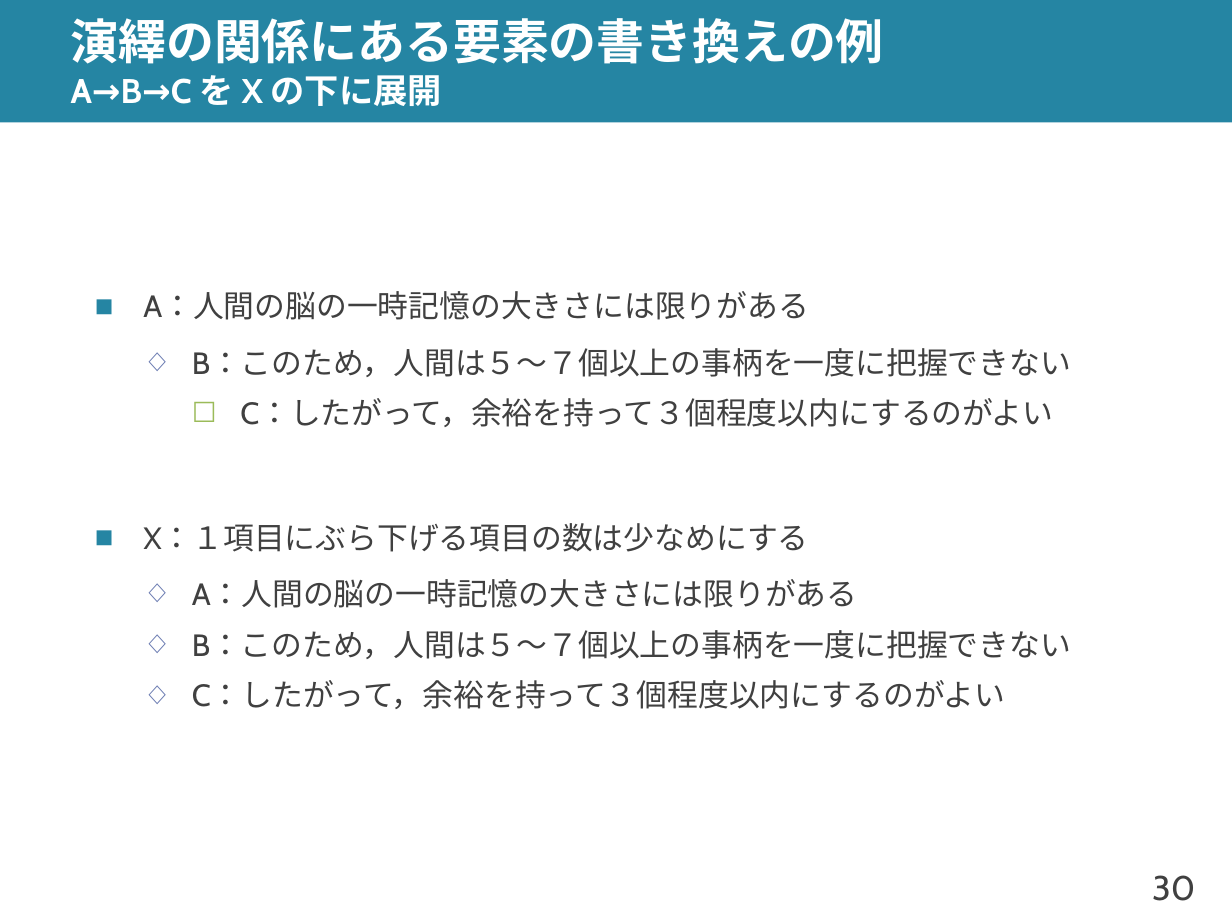
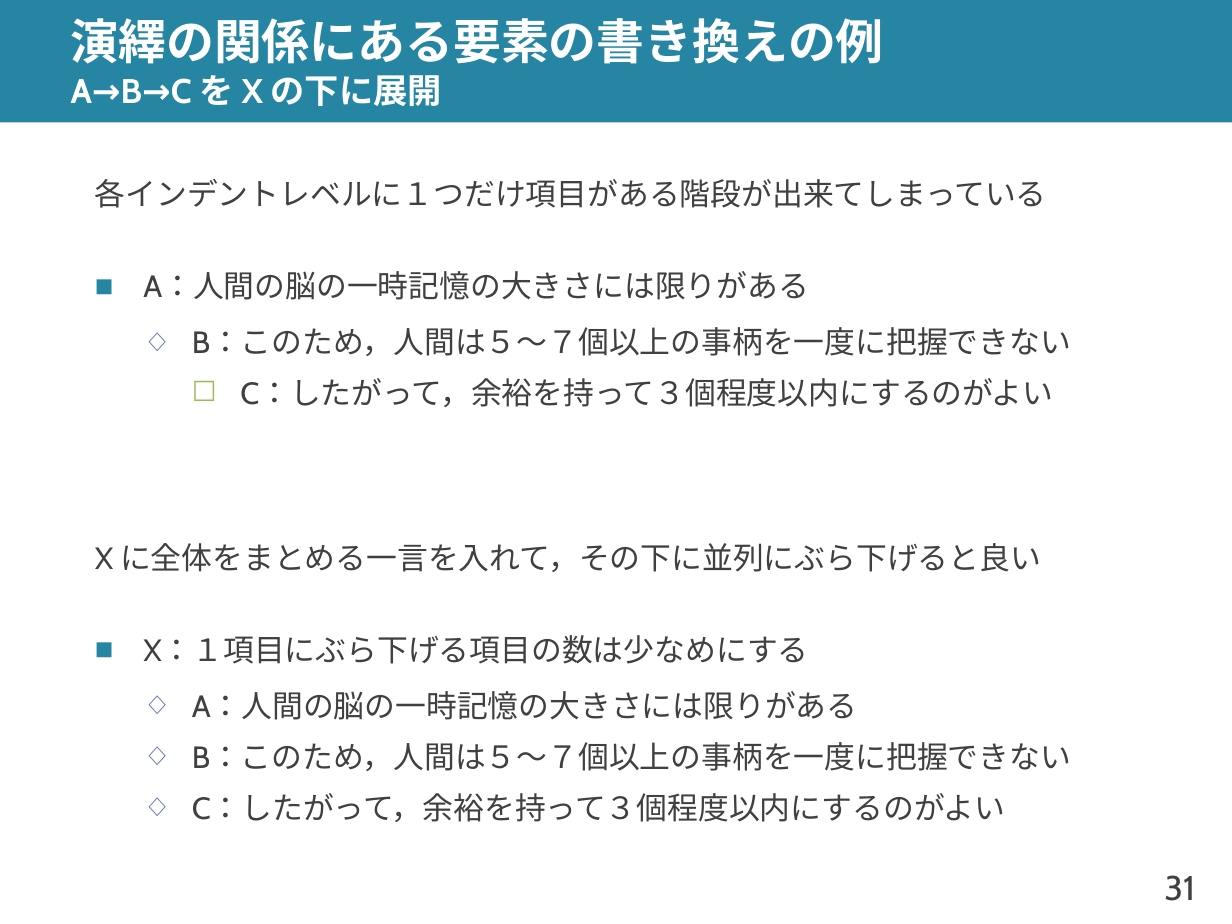
Before and after one commit to shioya-lab/how-to, a slide deck: slide 31 of plot.pptx (slide 30 before the commit). Drawn at 1232x924 pixels with LibreOffice and Linux fonts; fonts in the diff are those of the drawing. Boxes give left, top, right and bottom in pixels: in the first picture for what was removed or moved away, otherwise in the second. Text is boxed around its words. In the diff, an @@ line names an element or a change of style, - is before the commit and + after.

```diff
--- a/plot.pptx
+++ b/plot.pptx
@@ text at <box>95,179,1047,208</box>: paragraph added @@
+各インデントレベルに１つだけ項目がある階段が出来てしまっている
@@ text at <box>95,543,1041,572</box>: paragraph added @@
+X に全体をまとめる一言を入れて，その下に並列にぶら下げると良い
@@ page number at <box>1164,875,1195,901</box>: text changed @@
-30
+31
```
Also in this commit, not shown: 10 other slides changed, 4 slides added, 1 other file.
